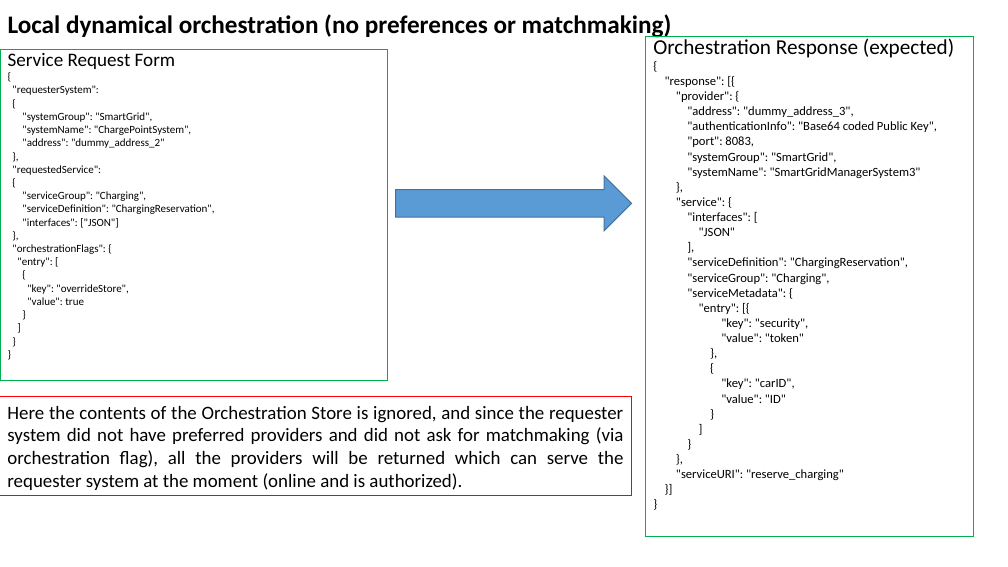
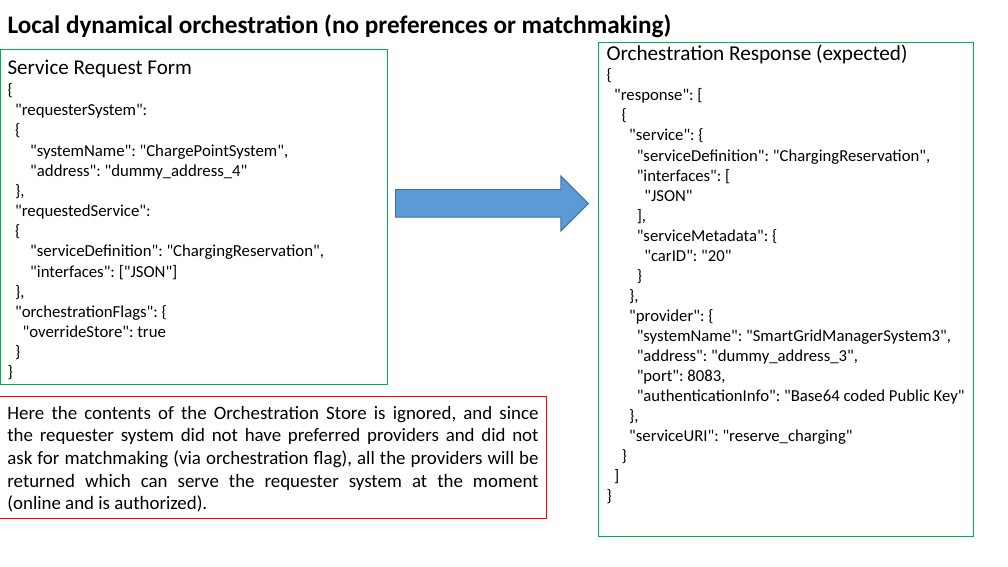
Before and after one commit to hegeduscs/arrowhead, a slide deck: slide 20 of documentation/Quick-Start-Guide-M2.pptx. Drawn at 1008x567 pixels with LibreOffice and Linux fonts; fonts in the diff are those of the drawing. Boxes give left, top, right and bottom in pixels: in the first picture for what was removed or moved away, otherwise in the second. Text is boxed around its words. In the diff, an @@ line names an element or a change of style, - is before the commit and + after.

```diff
--- a/documentation/Quick-Start-Guide-M2.pptx
+++ b/documentation/Quick-Start-Guide-M2.pptx
@@ text "Service Request Form": place and size @@
-text "Service Request Form" at <box>0,50,388,380</box>
+text "Service Request Form" at <box>0,50,388,385</box>
@@ text at <box>8,59,324,320</box>: size 18.2 to 20 pt in "Service Request Form"; size 10.5 to 16 pt in "{", ""requesterSystem":", "{", ""systemName": "ChargePointSystem"," and 9 more places; line spacing 0.7 to 1; less space between paragraphs @@
@@ text "Orchestration Response (expected)": place and size @@
-text "Orchestration Response (expected)" at <box>646,36,974,536</box>
+text "Orchestration Response (expected)" at <box>599,42,974,536</box>
@@ text at <box>614,88,694,103</box>: text changed; size 12 to 15.9 pt @@
-"response": [{
-"provider": {
-"address": "dummy_address_3",
-"authenticationInfo": "Base64 coded Public Key",
-"port": 8083,
-"systemGroup": "SmartGrid",
-"systemName": "SmartGridManagerSystem3"
-},
+"response": [
+{
@@ text at <box>22,112,152,122</box>: paragraph removed @@
-"systemGroup": "SmartGrid",
@@ text at <box>629,128,769,241</box>: size 12 to 15.9 pt in "{", ""service": {", ""interfaces": [", ""JSON"" and 6 more places @@
@@ text at <box>637,149,930,164</box>: paragraph added @@
+"serviceDefinition": "ChargingReservation",
@@ text at <box>30,164,248,179</box>: text changed; size 10.5 to 16 pt @@
-"address": "dummy_address_2"
+"address": "dummy_address_4"
@@ right arrow: place and size @@
-right arrow at <box>395,176,631,231</box>
+right arrow at <box>395,176,588,231</box>
@@ text at <box>22,191,147,201</box>: paragraph removed @@
-"serviceGroup": "Charging",
@@ text at <box>644,249,731,261</box>: text changed; size 12 to 15.9 pt @@
-"entry": [{
-"key": "security",
-"value": "token"
+"carID": "20"
+}
@@ text at <box>687,257,908,284</box>: paragraphs removed @@
-"serviceDefinition": "ChargingReservation",
-"serviceGroup": "Charging",
@@ text at <box>23,325,166,337</box>: text changed; size 10.5 to 16 pt @@
-"entry": [
-{
-"key": "overrideStore",
-"value": true
-}
-]
+"overrideStore": true
@@ text at <box>629,309,965,444</box>: text changed; size 12 to 15.9 pt @@
-{
-"key": "carID",
-"value": "ID"
+"provider": {
+"systemName": "SmartGridManagerSystem3",
+"address": "dummy_address_3",
+"port": 8083,
+"authenticationInfo": "Base64 coded Public Key"
+},
+"serviceURI": "reserve_charging"
@@ rectangle "Here the contents of the ...": place and size @@
-rectangle "Here the contents of the ..." at <box>0,396,631,495</box>
+rectangle "Here the contents of the ..." at <box>0,396,547,519</box>
@@ text at <box>676,469,844,480</box>: paragraphs removed @@
-},
-"serviceURI": "reserve_charging"
-}]
-}
```
Also in this commit, not shown: 4 other slides changed.
